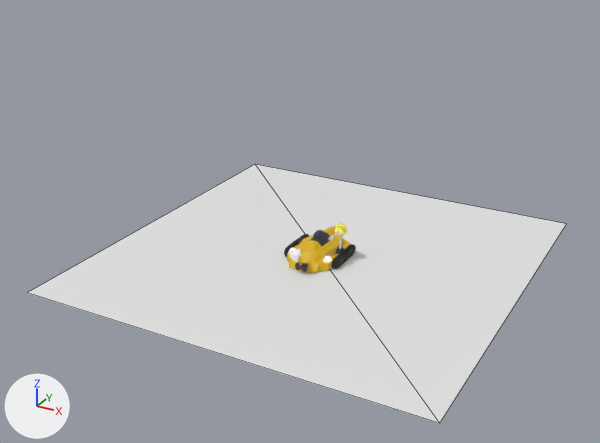
The glTF model web/src/data/models/bot-1.gltf as it was, and as the next commit left it.
Rendered twice from a 50 mm lens placed at (8.79, -17.06, 9.35), pointed at (-0.62, 0.06, 0.8). Lighting does not change. The marker at lower left points along +X, +Y and +Z. Mesh edges are drawn as thin lines on the coarser meshes. Where no turn or scale is listed for an object, it has been applied to the vertices.

The scene before the commit, as lines of its bpy script (objects in view):
```python
me_cube = bpy.data.meshes.new('Cube')
me_cube.from_pydata(...)  # 210 vertices, 416 faces; spans x -0.64..0.64, y -1.03..0.99, z -0.5..0.2
# faces by material slot: [392, 24]
me_cube.materials.append(mat_matbody)  # yellow #dbb100
me_cube.materials.append(mat_matturrett)  # dark blue #333c4c
me_plane_001 = bpy.data.meshes.new('Plane.001')
me_plane_001.from_pydata([(5.08, -5.08, 0.0), (5.08, 5.08, 0.0), (-5.08, 5.08, 0.0), (-5.08, -5.08, 0.0)], [], [(0, 1, 2), (0, 2, 3)])
ob_botbody1 = bpy.data.objects.new('BotBody1', me_cube)
ob_botbody1.location = (0.0, -0.05, 0.5)
ob_floor = bpy.data.objects.new('Floor', me_plane_001)
ob_floor.location = (0.0, 0.0, 0.0)
```
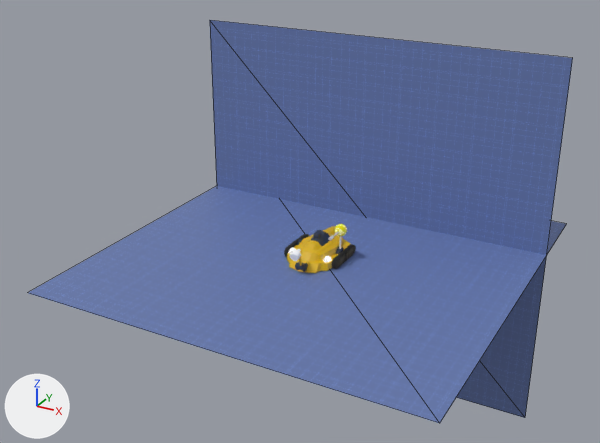
The change, as a diff of the scene's bpy script:
```diff
--- a/web/src/data/models/bot-1.gltf.py
+++ b/web/src/data/models/bot-1.gltf.py
@@ img_floor_1 @@
+img_floor_1 = load_image('floor-1', '_unpacked/floor-1', 500, 500, 'sRGB')
@@ mat_floor @@
+mat_floor = principled_material('Floor')
+mat_floor.texture = img_floor_1
@@ me_plane_001 @@
 me_plane_001.from_pydata(...)  # 4 vertices, 2 faces; spans x -5.08..5.08, y -5.08..5.08, z 0.0
+me_plane_001.materials.append(mat_floor)  # picture img_floor_1
@@ me_plane_002 @@
+me_plane_002.from_pydata(...)  # 4 vertices, 2 faces; spans x -5.08..5.08, y 0.0, z -5.08..5.08
+me_plane_002.materials.append(mat_floor)  # picture img_floor_1
@@ ob_floor_001 @@
+ob_floor_001 = bpy.data.objects.new('Floor.001', me_plane_002)
+ob_floor_001.location = (0.0, 2.81, 0.0)
```

Pixel boxes [x1, y1, x2, y2] of what changed, in the pictures (600 x 443 px):
'Floor', recoloured (white to blue)
    both: [28, 164, 566, 423]
'Floor.001', added (blue)
    after: [210, 20, 573, 418]
